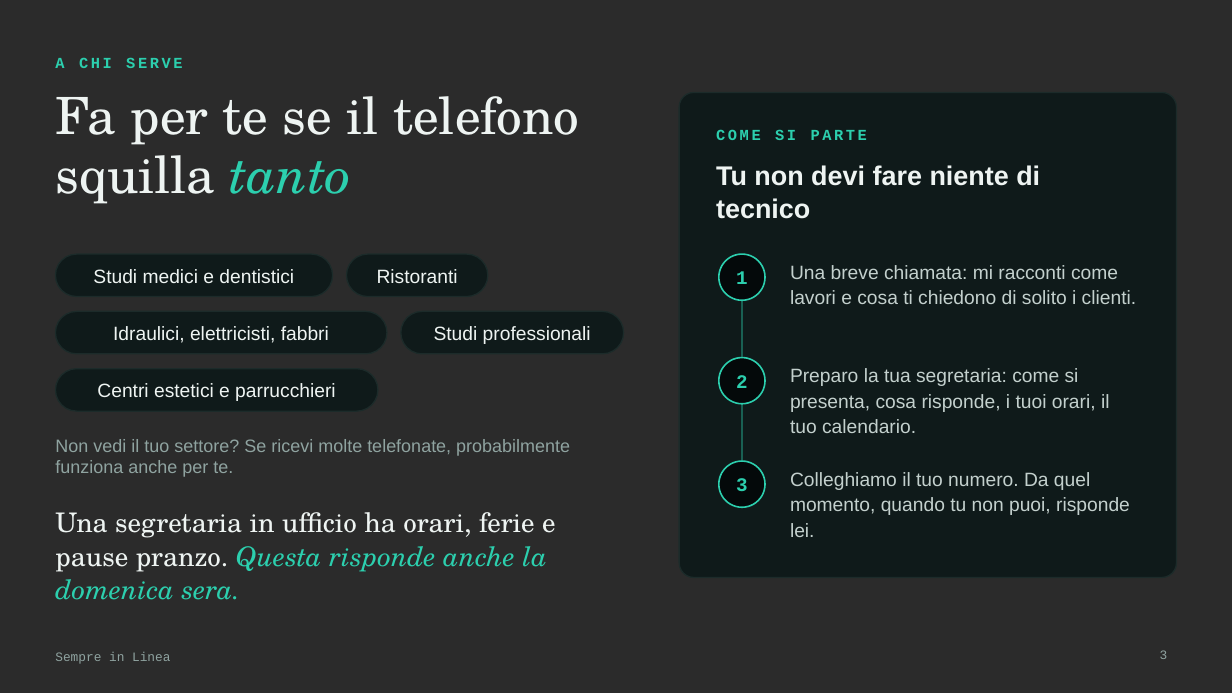
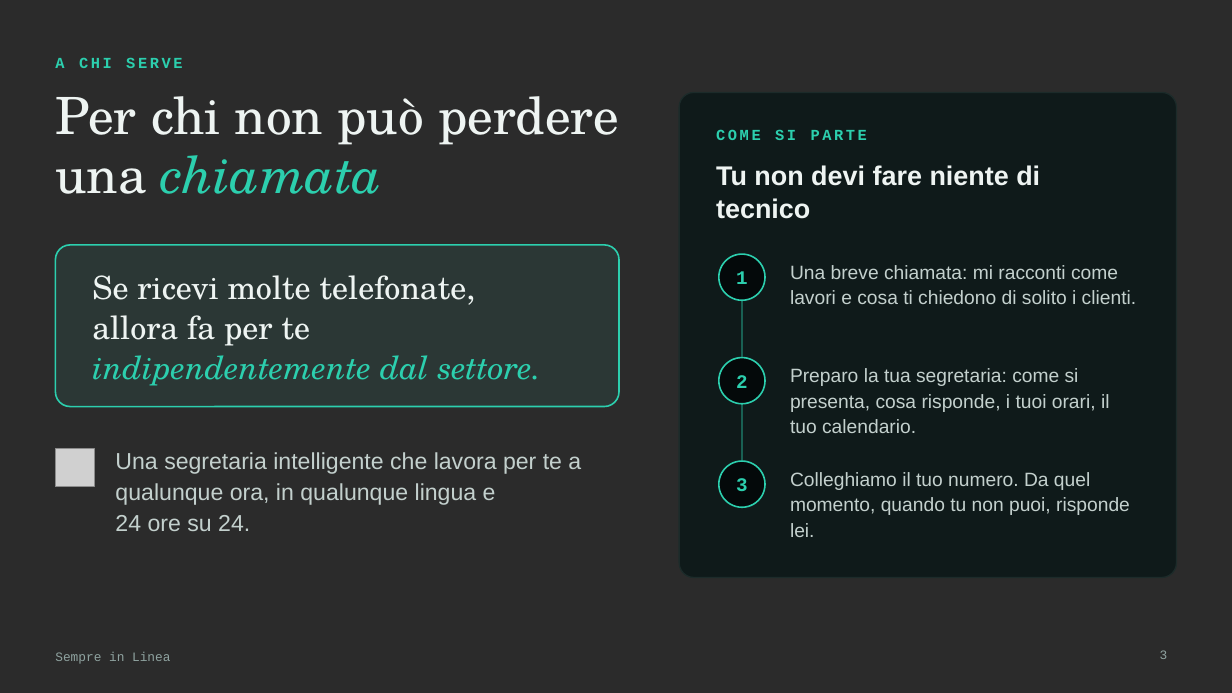
Before and after one commit to marcointegrator/LAnding2, a slide deck: slide 3 of Sempre-in-Linea-presentazione.pptx. Drawn at 1232x693 pixels with LibreOffice and Linux fonts; fonts in the diff are those of the drawing; grey boxes stand for pictures; background and template pictures are left out; a plain dark background stands for a picture behind light text. Boxes give left, top, right and bottom in pixels: in the first picture for what was removed or moved away, otherwise in the second. Text is boxed around its words. In the diff, an @@ line names an element or a change of style, - is before the commit and + after.

```diff
--- a/Sempre-in-Linea-presentazione.pptx
+++ b/Sempre-in-Linea-presentazione.pptx
@@ title at (55, 96, 619, 194): text changed @@
-Fa per te se il telefono squilla tanto
+Per chi non può perdere una chiamata
@@ rounded rectangle removed at (55, 254, 333, 297) @@
@@ rounded rectangle added at (55, 245, 619, 407), fill #2CCFAE at 8% opacity, outline #2CCFAE 1.25 pt @@
@@ text removed at (93, 269, 294, 283) @@
-Studi medici e dentistici
@@ rounded rectangle removed at (347, 254, 488, 297) @@
@@ text removed at (377, 269, 458, 283) @@
-Ristoranti
@@ text added at (92, 275, 541, 386), 25 pt, text #EEF4F2 @@
+Se ricevi molte telefonate,
+allora fa per te
+indipendentemente dal settore.
@@ rounded rectangle removed at (55, 311, 387, 354) @@
@@ text removed at (113, 326, 329, 343) @@
-Idraulici, elettricisti, fabbri
@@ rounded rectangle removed at (401, 311, 624, 354) @@
@@ text removed at (434, 326, 591, 344) @@
-Studi professionali
@@ rounded rectangle removed at (55, 369, 378, 411) @@
@@ text removed at (97, 383, 335, 401) @@
-Centri estetici e parrucchieri
@@ text removed at (55, 439, 570, 477) @@
-Non vedi il tuo settore? Se ricevi molte telefonate, probabilmente funziona anche per te.
@@ picture added at (55, 448, 94, 487) @@
@@ text added at (115, 452, 581, 531), 18 pt, text #C3D0CD @@
+Una segretaria intelligente che lavora per te a qualunque ora, in qualunque lingua e 24 ore su 24.
@@ text removed at (55, 512, 555, 600) @@
-Una segretaria in ufficio ha orari, ferie e pause pranzo. Questa risponde anche la domenica sera.
```
Also in this commit, not shown: 1 other file.
